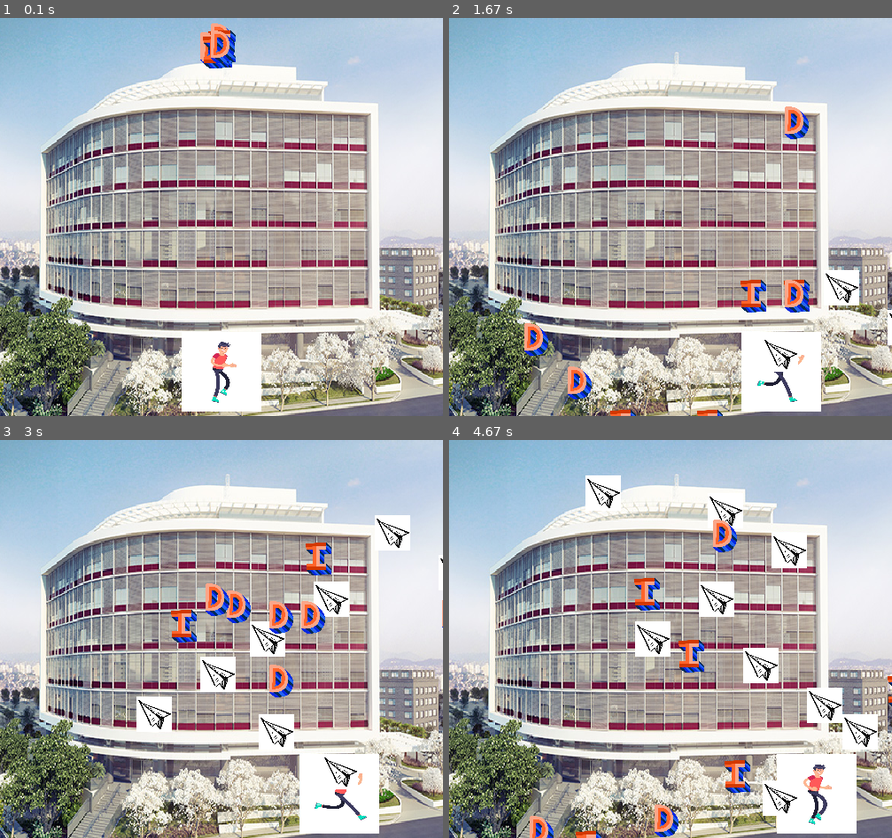
Above: before the commit, frames 1-4 (two rows, left to right).
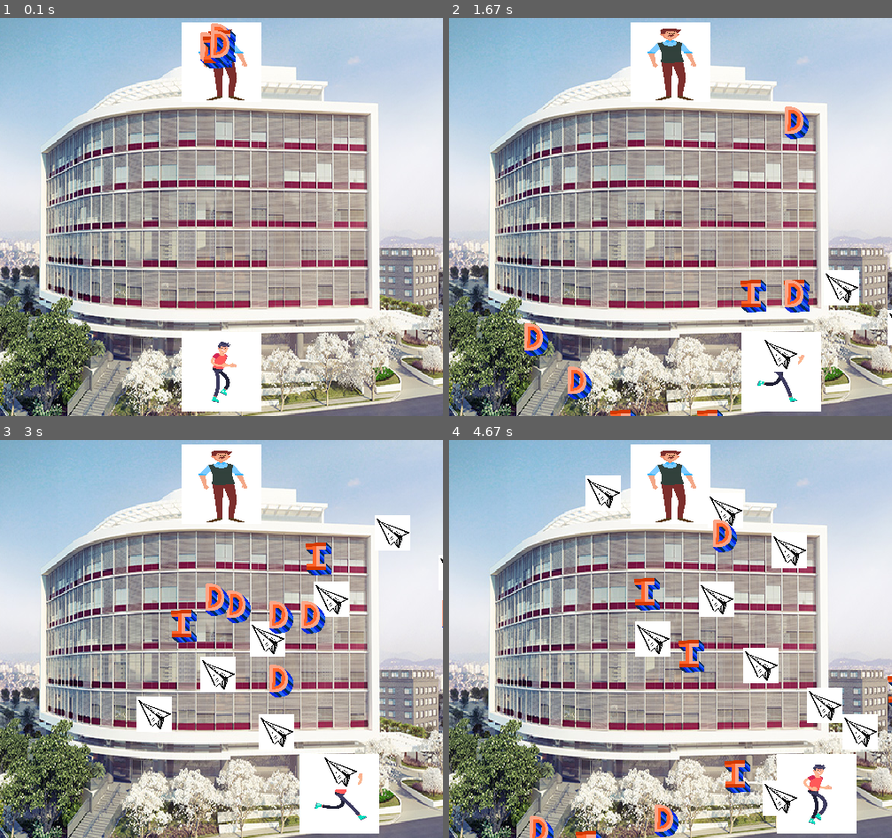
Above: after the commit, the same moments.

Repository: HudsonArauj/jogo_pygame
Game: pygame game, started from jogo_1.py
Same seed, same stepped clock (60 frames per second), same inputs: the game is played once before the commit and once after it.
Inputs:
- Up to frame 1 (0.1 s): no input
- Up to frame 2 (1.67 s): hold Right 0.33-0.8 s; hold Right 0.83-1.3 s; tap Space at 0.9, 1.2, 1.4 s; hold Left from 1.33 s (still down)
- Up to frame 3 (3 s): tap Space at 1.7, 1.97, 2.27, 2.4, 2.7 s; release Left at 1.87 s; hold Left 1.9-2.3 s; hold Right 2.33-2.97 s
- Up to frame 4 (4.67 s): hold Left 3-3.47 s; tap Space at 3.07, 3.37, 3.57, 3.87, 4.07, 4.37, 4.57 s; hold Right 3.5-3.97 s; hold Right 4-4.47 s; hold Left from 4.5 s (still down)

The runs differ from the first frame. In frame 1, 1.9% of the frame differs, in the area x 41-59%, y 1-21%; in frame 2, 2.7%; in frame 3, 2.7%; in frame 4, 2.6%.

Commit message:
Acrescentei um classa professor, e fiz a animação dela

Diff:
--- a/jogo_1.py
+++ b/jogo_1.py
@@ -34,13 +34,28 @@
 recursos['hit_aluno'] = pygame.mixer.Sound('sons/atingealuno.wav')
 
 corrida = []
+professor = []
+
 for i in range(1,11):
     nome_arquivo = 'imagens/mov{}.png'.format(i)
     jogador_imagem = pygame.image.load(nome_arquivo).convert_alpha()
     jogador_imagem = pygame.transform.scale(jogador_imagem, (comprimento_jogador, altura_jogador))
     corrida.append(jogador_imagem)
 recursos['corrida'] = corrida
-
+i = 0
+while i < 8:
+    if i <= 3:
+        nome_arquivo2 = 'imagens/prof1.png'
+        professor_imagem = pygame.image.load(nome_arquivo2).convert_alpha()
+        professor_imagem = pygame.transform.scale(professor_imagem, (comprimento_jogador, altura_jogador))
+        professor.append(professor_imagem)
+    else:
+        nome_arquivo2 = 'imagens/prof2.png'
+        professor_imagem = pygame.image.load(nome_arquivo2).convert_alpha()
+        professor_imagem = pygame.transform.scale(professor_imagem, (comprimento_jogador, altura_jogador))
+        professor.append(professor_imagem)
+    i += 1
+recursos['professor_imagem'] = professor
 
 class Letra(pygame.sprite.Sprite):
     def __init__(self, img):
@@ -54,10 +69,10 @@
         self.speedy = random.randint(2, 9)
 
     def update(self):
-        # Atualizando a posição do meteoro
+        # Atualizando a posição da letra
         self.rect.x += self.speedx
         self.rect.y += self.speedy
-        # Se o meteoro passar do final da tela, volta para cima e sorteia
+        # Se a letra passar do final da tela, volta para cima e sorteia
         # novas posições e velocidades
         if self.rect.top > altura or self.rect.right < 0 or self.rect.left > comprimento:
             self.rect.x =posicao_x_letra
@@ -114,6 +129,22 @@
         if self.rect.y < 0:
             self.kill()
 
+class Professor(pygame.sprite.Sprite):
+    def __init__(self, recursos, grupos):
+        pygame.sprite.Sprite.__init__(self)
+        self.pos = 0
+        self.image = recursos['professor_imagem'][self.pos]
+        self.rect = self.image.get_rect()
+        self.rect.centerx = comprimento/2
+        self.rect.top = 5
+        self.grupos = grupos
+        self.recursos = recursos
+    def update(self):
+        self.pos = (self.pos+1)%len(self.recursos['professor_imagem']) #faz as imagens formarem um loop
+        self.image = self.recursos['professor_imagem'][self.pos]
+
+
+
 todos_elementos = pygame.sprite.Group()
 todas_letras = pygame.sprite.Group()
 todos_avioes = pygame.sprite.Group()
@@ -123,6 +154,8 @@
 grupos['todas_letras'] = todas_letras
 grupos['todos_avioes'] = todos_avioes
 
+chefe = Professor(recursos, grupos)
+todos_elementos.add(chefe)
 jogador = Aluno(recursos, grupos)
 todos_elementos.add(jogador)
 
